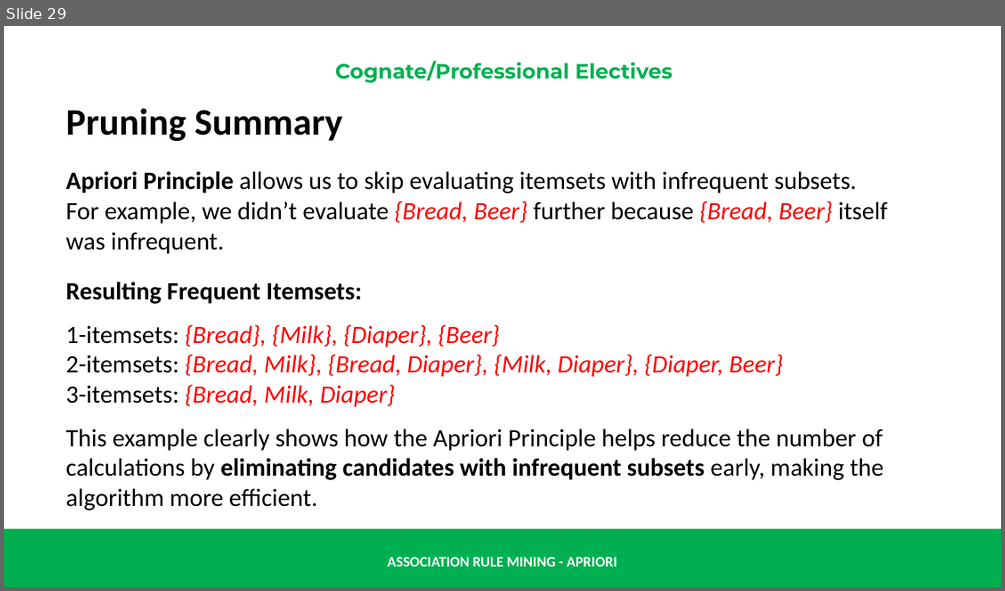
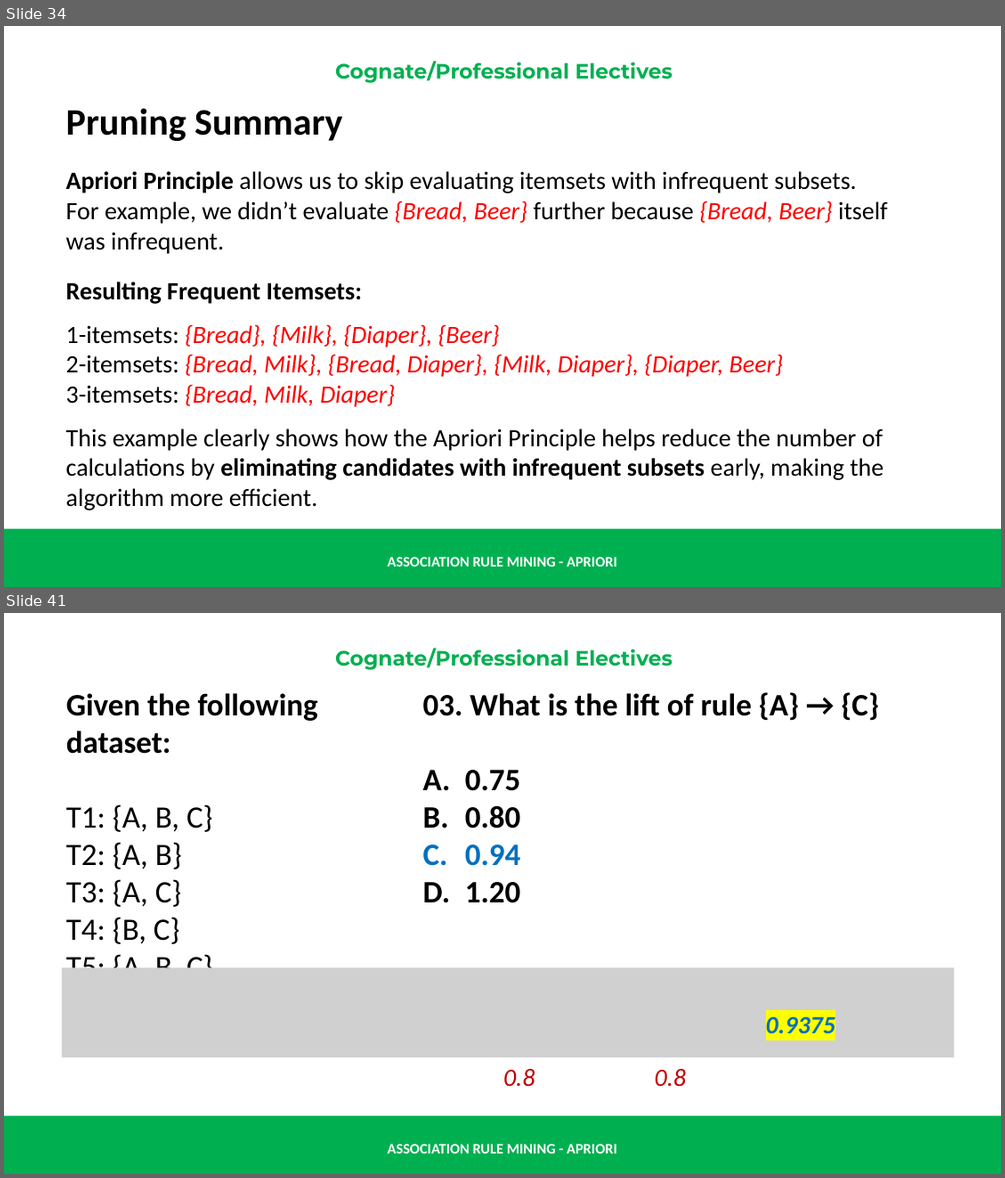
Before and after one commit to renatomaaliw3/public_files, a slide deck: CPE Electives (1 - 3)/01. Lectures Notebook/000. Presentations & Text Books/01. Presentation Slides/30. Association Rule Mining & Apriori.pptx. Shown one above the other, each under a label of ours: slide 29 before the commit, slides 34 and 41 after it; the slides between them are not shown. The pictures are 1005x591 and 1005x1178 pixels, drawn with LibreOffice and Linux fonts; fonts in the diff are those of the drawing; grey boxes stand for pictures. Boxes give left, top, right and bottom in pixels: in the first picture for what was removed or moved away, otherwise in the second. Text is boxed around its words. In the diff, an @@ line names an element or a change of style, - is before the commit and + after.

```diff
--- a/CPE Electives (1 - 3)/01. Lectures Notebook/000. Presentations & Text Books/01. Presentation Slides/30. Association Rule Mining & Apriori.pptx
+++ b/CPE Electives (1 - 3)/01. Lectures Notebook/000. Presentations & Text Books/01. Presentation Slides/30. Association Rule Mining & Apriori.pptx
@@ slide 41 added at (4,613,1001,1174), background #FFFFFF; not listed: 3 template elements that a slide beside it also shows @@
@@ text added at (423,692,879,903), 30 pt, text #000000, bold @@
+  03. What is the lift of rule {A} → {C}
+  A. 0.75
+  B. 0.80
+  C. 0.94
+  D. 1.20
@@ text added at (66,693,318,968), 30 pt, text #000000 @@
+  Given the following dataset:
+  T1: {A, B, C}
+  T2: {A, B}
+  T3: {A, C}
+  T4: {B, C}
+  T5: {A, B, C}
@@ picture added at (62,967,954,1057) @@
@@ text added at (766,1016,835,1034), 24 pt, text #0070C0, bold, italic @@
+0.9375
@@ text added at (503,1069,534,1086), 24 pt, text #C00000, italic @@
+0.8
@@ text added at (655,1069,686,1086), 24 pt, text #C00000, italic @@
+0.8
@@ what was slide 29 is now slide 34 @@
```
Also in this commit, not shown: 1 slide changed, 23 other slides added, 1 other file.
